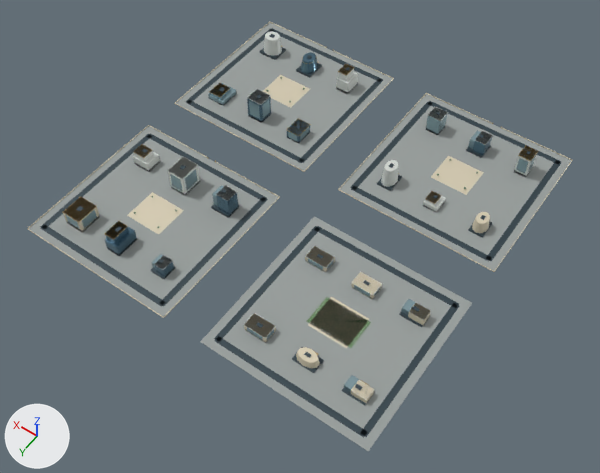
Two versions of the glTF model web/public/assets/3d/ampliworld/GC-CITY-2030/GC-TILE-16-10.glb, one commit apart.
One viewpoint serves both versions: a 50 mm camera at (5397.0, 5875.0, 1223.0) aimed at (5969.0, 5074.0, -35.0). The lights are fixed; the arrows at lower left show +X, +Y and +Z. The older version comes first. Where no turn or scale is listed for an object, it has been applied to the vertices. Vertices at exactly the same position are counted once.

Names of what the first picture shows: 'GC-TILE-16-10-blue', 'GC-TILE-16-10-dark', 'GC-TILE-16-10-field', 'GC-TILE-16-10-glass', 'GC-TILE-16-10-gold', 'GC-TILE-16-10-ivory', 'GC-TILE-16-10-paving', 'GC-TILE-16-10-white'.
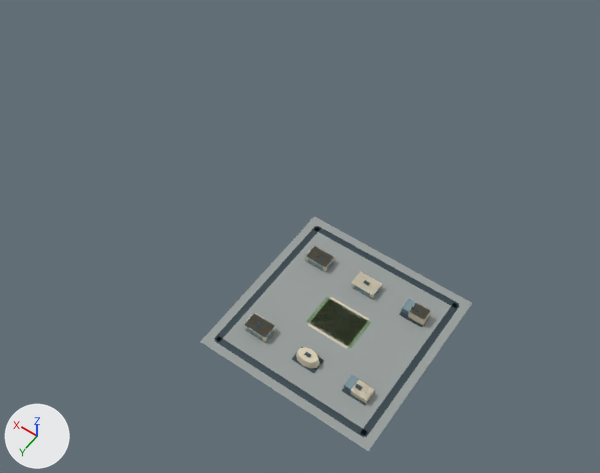
Pixel boxes (x1, y1, x2, y2) of what changed, in the pictures (600 x 473 px):
'GC-TILE-16-10-paving', reshaped (50% narrower, 45% shorter)
    before: (29, 23, 572, 451)
    after: (200, 216, 472, 451)
'GC-TILE-16-10-dark', reshaped (53% narrower, 48% shorter)
    before: (40, 28, 562, 438)
    after: (214, 226, 459, 438)
'GC-TILE-16-10-ivory', reshaped (66% narrower, 59% shorter)
    before: (27, 22, 573, 403)
    after: (244, 246, 431, 403)
'GC-TILE-16-10-white', reshaped (54% narrower, 58% shorter)
    before: (133, 31, 538, 400)
    after: (244, 245, 431, 400)
'GC-TILE-16-10-glass', reshaped
    before: (66, 83, 536, 392)
    after: (247, 258, 416, 392)
'GC-TILE-16-10-blue', deleted
    before: (105, 52, 492, 278)
'GC-TILE-16-10-gold', reshaped
    before: (63, 46, 538, 386)
    after: (309, 348, 369, 386)
part 1 of me_mesh_0, deleted
    before: (29, 126, 278, 317)
part 2 of me_mesh_0, deleted
    before: (339, 94, 572, 271)
part 3 of me_mesh_0, deleted
    before: (176, 23, 393, 171)
part 4 of me_mesh_1, deleted
    before: (40, 28, 562, 307)
part 5 of me_mesh_2, deleted
    before: (27, 22, 573, 318)
part 6 of me_mesh_3, deleted
    before: (66, 83, 536, 269)
part 7 of me_mesh_4, deleted
    before: (133, 31, 538, 270)
part 8 of me_mesh_5, deleted
    before: (63, 46, 538, 240)

What the commit changed:
me_mesh_0 is used by ob_gc_tile_16_10_paving; location (0.0, 0.0, 0.0).
me_mesh_0 had 32 vertices, 48 faces and spanned x 5621.0..6379.0, y 4621.0..5379.0, z 0.0.
me_mesh_0 now has 8 vertices, 12 faces and spans x 5621.0..5959.0, y 5041.0..5379.0, z 0.0.
me_mesh_0 part 1: the loose piece of 8 vertices spanning x 6041.0..6379.0, y 5041.0..5379.0, z 0.0 is deleted.
me_mesh_0 part 2: the loose piece of 8 vertices spanning x 5621.0..5959.0, y 4621.0..4959.0, z 0.0 is deleted.
me_mesh_0 part 3: the loose piece of 8 vertices spanning x 6041.0..6379.0, y 4621.0..4959.0, z 0.0 is deleted.
me_mesh_1 is used by ob_gc_tile_16_10_dark; location (0.0, 0.0, 0.0).
me_mesh_1 had 512 vertices, 768 faces and spanned x 5636.0..6364.0, y 4636.0..5364.0, z 0.0..53.0.
me_mesh_1 now has 128 vertices, 192 faces and spans x 5636.0..5944.0, y 5056.0..5364.0, z 0.0..22.0.
me_mesh_1 part 4: 48 loose pieces with 384 vertices, spanning x 5636.0..6364.0, y 4636.0..5364.0, z 0.0..53.0, are deleted.
me_mesh_2 is used by ob_gc_tile_16_10_ivory; location (0.0, 0.0, 0.0).
me_mesh_2 had 244 vertices, 380 faces and spanned x 5620.0..6380.0, y 4620.0..5380.0, z 0.0..32.0.
me_mesh_2 now has 70 vertices, 112 faces and spans x 5668.0..5912.0, y 5108.0..5316.0, z 0.0..20.0.
me_mesh_2 part 5: 20 loose pieces with 174 vertices, spanning x 5620.0..6380.0, y 4620.0..5380.0, z 0.0..32.0, are deleted.
me_mesh_3 is used by ob_gc_tile_16_10_glass; location (0.0, 0.0, 0.0).
me_mesh_3 had 352 vertices, 528 faces and spanned x 5677.0..6331.0, y 4683.0..5325.0, z 0.0..46.0.
me_mesh_3 now has 112 vertices, 168 faces and spans x 5693.0..5913.0, y 5107.0..5317.0, z 0.0..16.0.
me_mesh_3 part 6: 30 loose pieces with 240 vertices, spanning x 5677.0..6331.0, y 4683.0..5325.0, z 0.0..46.0, are deleted.
me_mesh_4 is used by ob_gc_tile_16_10_white; location (0.0, 0.0, 0.0).
me_mesh_4 had 284 vertices, 440 faces and spanned x 5667.0..6330.0, y 4682.0..5317.0, z 0.0..52.0.
me_mesh_4 now has 128 vertices, 192 faces and spans x 5667.0..5913.0, y 5107.0..5317.0, z 0.0..20.0.
me_mesh_4 part 7: 16 loose pieces with 156 vertices, spanning x 5677.0..6330.0, y 4682.0..5315.0, z 0.0..52.0, are deleted.
me_mesh_5 is used by ob_gc_tile_16_10_gold; location (0.0, 0.0, 0.0).
me_mesh_5 had 634 vertices, 1056 faces and spanned x 5676.0..6331.0, y 4620.0..5326.0, z 0.0..49.0.
me_mesh_5 now has 114 vertices, 192 faces and spans x 5681.0..5899.0, y 5104.0..5315.0, z 4.0..15.0.
me_mesh_5 part 8: 44 loose pieces with 520 vertices, spanning x 5676.0..6331.0, y 4620.0..5326.0, z 0.0..49.0, are deleted.
Object 'GC-TILE-16-10-blue' (ob_gc_tile_16_10_blue) is deleted.
